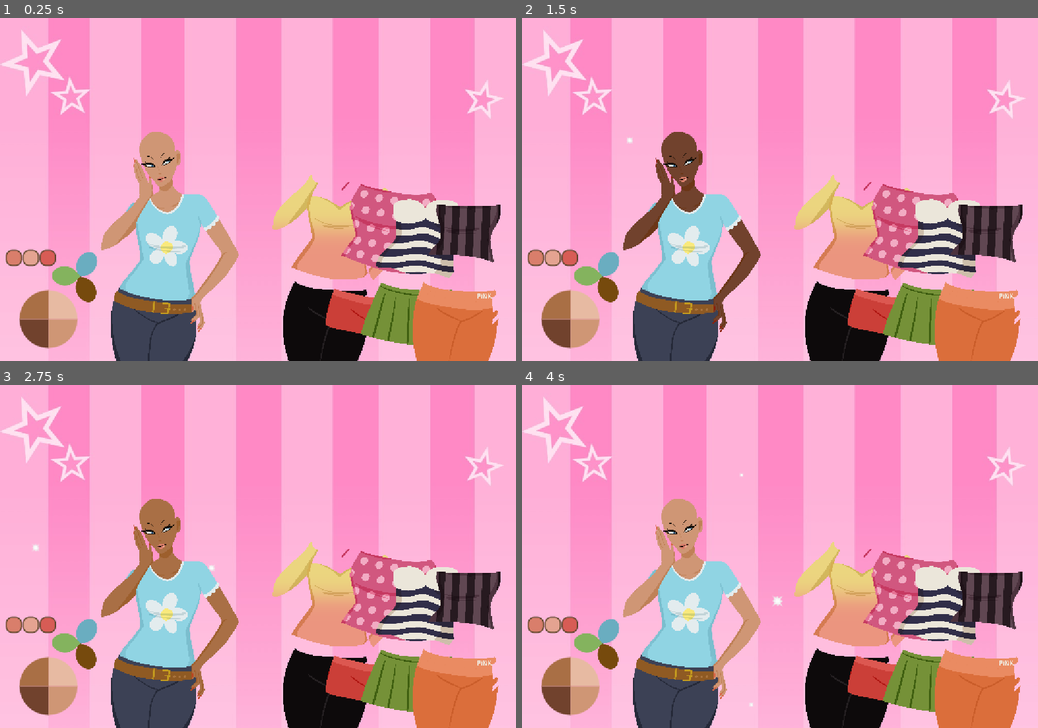
Above: before the commit, frames 1-4 (two rows, left to right).
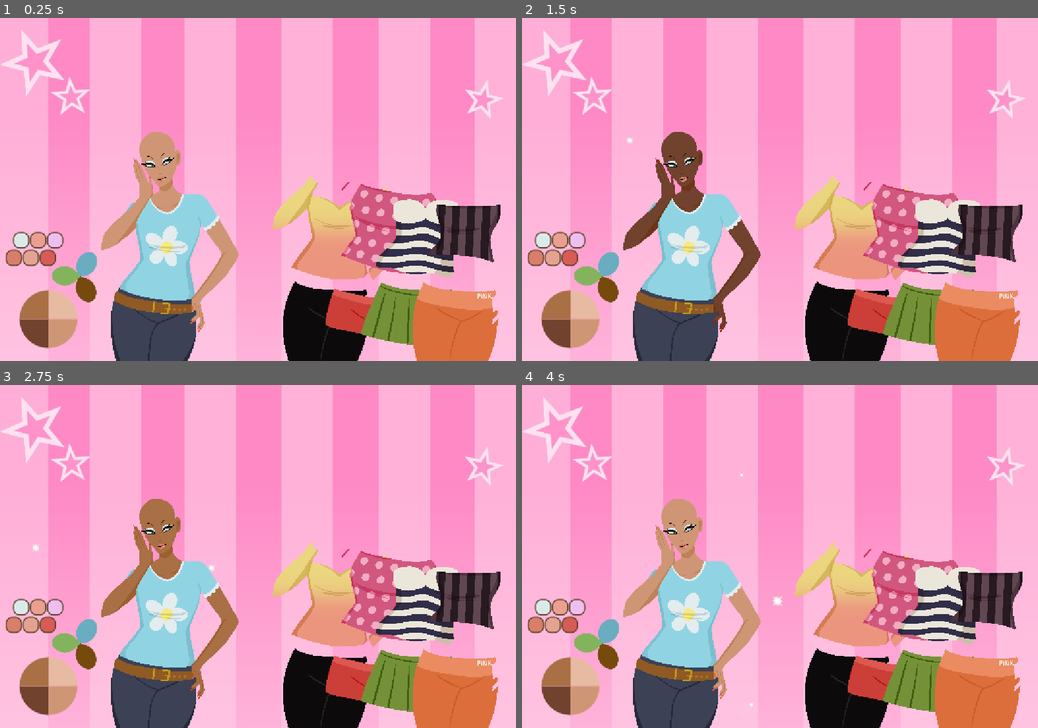
Above: after the commit, the same moments.

Repository: b00kworm4lyf3/ATLS4140-dress-up
Game: Godot game, scene res://main.tscn
The game is run twice, just before and just after one commit, with the same random seed, the same clock (stepped at 60 frames per second) and the same inputs.
Inputs (mouse positions are in pixels of both pictures, inside the frame that each line leads up to):
- Up to frame 1 (0.25 s): no input
- Up to frame 2 (1.5 s): click (583, 306) at 0.5 s; click (558, 333) at 1.25 s
- Up to frame 3 (2.75 s): click (36, 673) at 2 s
- Up to frame 4 (4 s): click (583, 700) at 2.75 s; click (609, 631) at 3.5 s

The runs differ from the first frame. In frame 1, 0.4% of the frame differs, in the area x 2-34%, y 40-68%; in frame 2, 0.4%; in frame 3, 0.4%; in frame 4, 0.4%.

Commit message:
added eyeshadows!

Diff:
--- a/main.tscn
+++ b/main.tscn
@@ -10,7 +10,10 @@
 [ext_resource type="PackedScene" uid="uid://dtsj8bpiariyh" path="res://assets/clothing/ombre_top.tscn" id="6_7mycd"]
 [ext_resource type="PackedScene" uid="uid://bgwn8u7ugwwpt" path="res://assets/clothing/polka_top.tscn" id="6_272bh"]
 [ext_resource type="PackedScene" uid="uid://bumrvar0nmqs2" path="res://assets/clothing/sailor_top.tscn" id="7_5vw27"]
+[ext_resource type="Texture2D" uid="uid://dc3rm44du1o2d" path="res://assets/makeup/blue_shadow.png" id="7_lswn8"]
+[ext_resource type="Texture2D" uid="uid://bag85magygfly" path="res://assets/makeup/pink_shadow.png" id="8_a6jrf"]
 [ext_resource type="PackedScene" uid="uid://uu5wyn42duhc" path="res://assets/clothing/shorts.tscn" id="9_kek77"]
+[ext_resource type="Texture2D" uid="uid://bsixjmlf8yiqs" path="res://assets/makeup/purple_shadow.png" id="9_xuqvo"]
 [ext_resource type="PackedScene" uid="uid://bbqlrw6kfdkks" path="res://assets/clothing/skirt.tscn" id="10_4c57u"]
 [ext_resource type="Texture2D" uid="uid://bwk8vyjfad6ic" path="res://assets/makeup/coral_lips.png" id="10_ryguw"]
 [ext_resource type="Texture2D" uid="uid://co13r6ar2hal8" path="res://assets/makeup/frosted_lips.png" id="11_d13ii"]
@@ -23,6 +26,7 @@
 [ext_resource type="Texture2D" uid="uid://bb62j60tm2sil" path="res://assets/eyes/brown_eyes.png" id="17_cegan"]
 [ext_resource type="Texture2D" uid="uid://dc6453wvsuy7e" path="res://assets/eyes/green_eyes.png" id="18_82xsv"]
 [ext_resource type="Script" uid="uid://ctmmqikwcx7aw" path="res://scripts/lips.gd" id="23_d13ii"]
+[ext_resource type="Script" uid="uid://ksyhjsaco07j" path="res://scripts/shadow.gd" id="27_a6jrf"]
 
 [sub_resource type="CanvasItemMaterial" id="CanvasItemMaterial_nwoa8"]
 particles_animation = true
@@ -46,6 +50,23 @@
 "texture": ExtResource("14_2cqfq")
 }],
 "loop": 0,
+"name": &"default",
+"speed": 5.0
+}]
+
+[sub_resource type="SpriteFrames" id="SpriteFrames_n4aod"]
+animations = [{
+"frames": [{
+"duration": 1.0,
+"texture": ExtResource("7_lswn8")
+}, {
+"duration": 1.0,
+"texture": ExtResource("8_a6jrf")
+}, {
+"duration": 1.0,
+"texture": ExtResource("9_xuqvo")
+}],
+"loop": 1,
 "name": &"default",
 "speed": 5.0
 }]
@@ -225,6 +246,60 @@
 
 [sub_resource type="StyleBoxFlat" id="StyleBoxFlat_d13ii"]
 bg_color = Color(0.84313726, 0.36078432, 0.33333334, 1)
+border_width_left = 2
+border_width_top = 2
+border_width_right = 2
+border_width_bottom = 2
+border_color = Color(0.36136058, 0.2705971, 0.16666478, 1)
+corner_radius_top_left = 10
+corner_radius_top_right = 10
+corner_radius_bottom_right = 10
+corner_radius_bottom_left = 10
+
+[sub_resource type="StyleBoxFlat" id="StyleBoxFlat_a6jrf"]
+bg_color = Color(0.85882354, 0.91764706, 0.9098039, 1)
+border_width_left = 2
+border_width_top = 2
+border_width_right = 2
+border_width_bottom = 2
+border_color = Color(0.36136058, 0.2705971, 0.16666478, 1)
+corner_radius_top_left = 10
+corner_radius_top_right = 10
+corner_radius_bottom_right = 10
+corner_radius_bottom_left = 10
+
+[sub_resource type="GDScript" id="GDScript_lswn8"]
+script/source = "extends Button
+
+@onready var shadow := %shadow
+
+func _on_pressed() -> void:
+	shadow.frame = 0
+"
+
+[sub_resource type="StyleBoxFlat" id="StyleBoxFlat_lswn8"]
+bg_color = Color(0.92156863, 0.62352943, 0.56078434, 1)
+border_width_left = 2
+border_width_top = 2
+border_width_right = 2
+border_width_bottom = 2
+border_color = Color(0.36136058, 0.2705971, 0.16666478, 1)
+corner_radius_top_left = 10
+corner_radius_top_right = 10
+corner_radius_bottom_right = 10
+corner_radius_bottom_left = 10
+
+[sub_resource type="GDScript" id="GDScript_a6jrf"]
+script/source = "extends Button
+
+@onready var shadow := %shadow
+
+func _on_pressed() -> void:
+	shadow.frame = 1
+"
+
+[sub_resource type="StyleBoxFlat" id="StyleBoxFlat_xuqvo"]
+bg_color = Color(0.93333334, 0.74509805, 0.9372549, 1)
 border_width_left = 2
 border_width_top = 2
 border_width_right = 2
@@ -264,6 +339,12 @@
 frame = 2
 frame_progress = 0.8088405
 
+[node name="shadow" type="AnimatedSprite2D" parent="." unique_id=956061167]
+unique_name_in_owner = true
+position = Vector2(-200, 24)
+scale = Vector2(0.2, 0.2)
+sprite_frames = SubResource("SpriteFrames_n4aod")
+
 [node name="eyes" type="AnimatedSprite2D" parent="." unique_id=1395686714]
 unique_name_in_owner = true
 position = Vector2(-200, 24)
@@ -419,6 +500,7 @@
 theme_override_styles/hover = SubResource("StyleBoxFlat_dpi0j")
 theme_override_styles/disabled = SubResource("StyleBoxFlat_dpi0j")
 script = SubResource("GDScript_ryguw")
+metadata/_edit_use_anchors_ = true
 
 [node name="lips2" type="Button" parent="lipsParent" unique_id=198628879]
 offset_left = -539.0
@@ -430,6 +512,7 @@
 theme_override_styles/hover = SubResource("StyleBoxFlat_ryguw")
 theme_override_styles/disabled = SubResource("StyleBoxFlat_ryguw")
 script = SubResource("GDScript_d13ii")
+metadata/_edit_use_anchors_ = true
 
 [node name="lips3" type="Button" parent="lipsParent" unique_id=819928573]
 offset_left = -510.0
@@ -441,6 +524,47 @@
 theme_override_styles/hover = SubResource("StyleBoxFlat_d13ii")
 theme_override_styles/disabled = SubResource("StyleBoxFlat_d13ii")
 script = ExtResource("23_d13ii")
+metadata/_edit_use_anchors_ = true
+
+[node name="shadowParent" type="Node2D" parent="." unique_id=2113134686]
+position = Vector2(206.00002, -46.999992)
+scale = Vector2(1.3600008, 1.3600008)
+
+[node name="shadow1" type="Button" parent="shadowParent" unique_id=209517193]
+offset_left = -568.0
+offset_top = 49.0
+offset_right = -540.0
+offset_bottom = 77.0
+theme_override_styles/normal = SubResource("StyleBoxFlat_a6jrf")
+theme_override_styles/pressed = SubResource("StyleBoxFlat_a6jrf")
+theme_override_styles/hover = SubResource("StyleBoxFlat_a6jrf")
+theme_override_styles/disabled = SubResource("StyleBoxFlat_a6jrf")
+script = SubResource("GDScript_lswn8")
+metadata/_edit_use_anchors_ = true
+
+[node name="shadow2" type="Button" parent="shadowParent" unique_id=932865250]
+offset_left = -539.0
+offset_top = 49.0
+offset_right = -511.0
+offset_bottom = 77.0
+theme_override_styles/normal = SubResource("StyleBoxFlat_lswn8")
+theme_override_styles/pressed = SubResource("StyleBoxFlat_lswn8")
+theme_override_styles/hover = SubResource("StyleBoxFlat_lswn8")
+theme_override_styles/disabled = SubResource("StyleBoxFlat_lswn8")
+script = SubResource("GDScript_a6jrf")
+metadata/_edit_use_anchors_ = true
+
+[node name="shadow3" type="Button" parent="shadowParent" unique_id=661714420]
+offset_left = -510.0
+offset_top = 49.0
+offset_right = -482.0
+offset_bottom = 77.0
+theme_override_styles/normal = SubResource("StyleBoxFlat_xuqvo")
+theme_override_styles/pressed = SubResource("StyleBoxFlat_xuqvo")
+theme_override_styles/hover = SubResource("StyleBoxFlat_xuqvo")
+theme_override_styles/disabled = SubResource("StyleBoxFlat_xuqvo")
+script = ExtResource("27_a6jrf")
+metadata/_edit_use_anchors_ = true
 
 [connection signal="pressed" from="skinParent/skin3" to="skinParent/skin3" method="_on_pressed"]
 [connection signal="pressed" from="skinParent/skin2" to="skinParent/skin2" method="_on_pressed"]
@@ -452,3 +576,6 @@
 [connection signal="pressed" from="lipsParent/lips1" to="lipsParent/lips1" method="_on_pressed"]
 [connection signal="pressed" from="lipsParent/lips2" to="lipsParent/lips2" method="_on_pressed"]
 [connection signal="pressed" from="lipsParent/lips3" to="lipsParent/lips3" method="_on_pressed"]
+[connection signal="pressed" from="shadowParent/shadow1" to="shadowParent/shadow1" method="_on_pressed"]
+[connection signal="pressed" from="shadowParent/shadow2" to="shadowParent/shadow2" method="_on_pressed"]
+[connection signal="pressed" from="shadowParent/shadow3" to="shadowParent/shadow3" method="_on_pressed"]
--- /dev/null
+++ b/scripts/shadow.gd
@@ -0,0 +1,6 @@
+extends Button
+
+@onready var shadow := %shadow
+
+func _on_pressed() -> void:
+    shadow.frame = 2
Not shown, added: scripts/shadow.gd.uid
